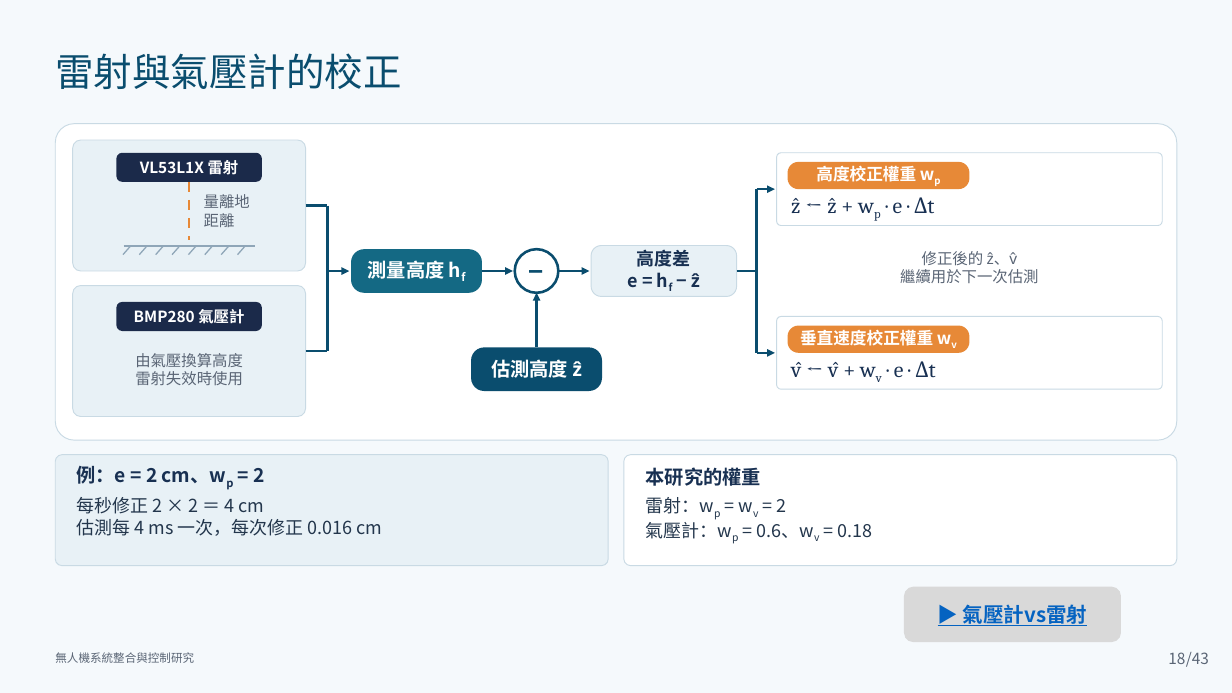
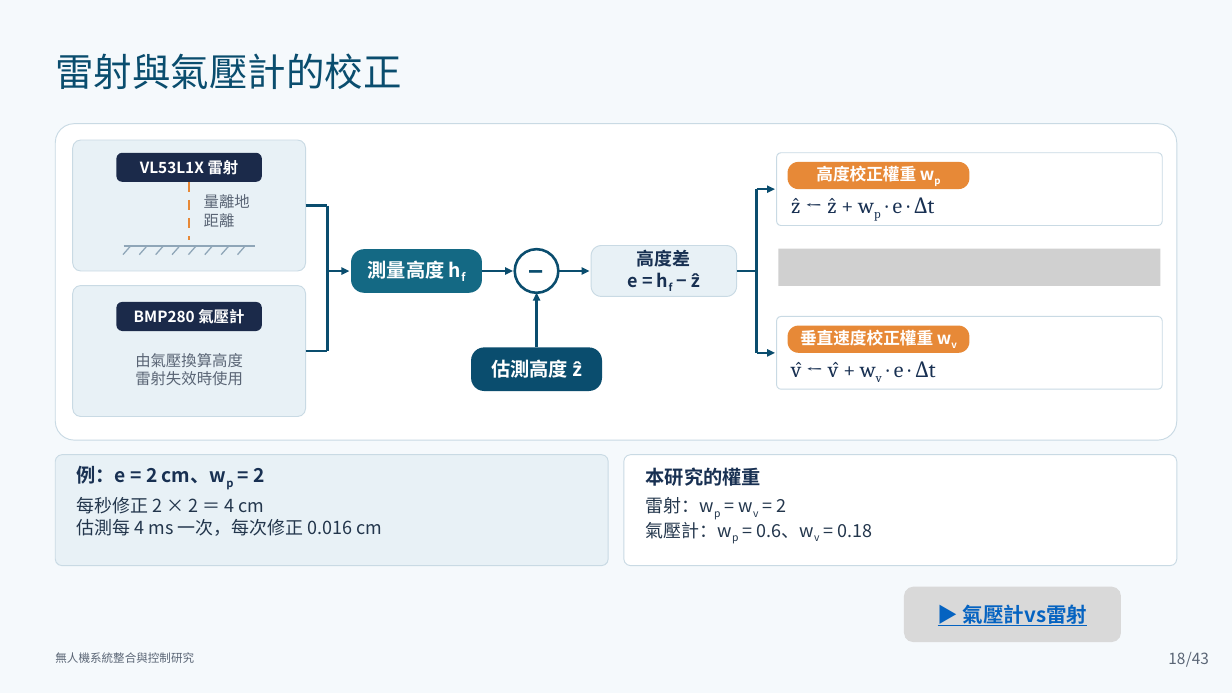
Before and after one commit to lingken1028/-, a slide deck: slide 18 of 無人機系統整合與控制研究_口試簡報 2.pptx. Drawn at 1232x693 pixels with LibreOffice and Linux fonts; fonts in the diff are those of the drawing; grey boxes stand for pictures. Boxes give left, top, right and bottom in pixels: in the first picture for what was removed or moved away, otherwise in the second. Text is boxed around its words. In the diff, an @@ line names an element or a change of style, - is before the commit and + after.

```diff
--- a/無人機系統整合與控制研究_口試簡報 2.pptx
+++ b/無人機系統整合與控制研究_口試簡報 2.pptx
@@ picture added at box(779, 249, 1161, 286) @@
@@ text removed at box(900, 251, 1038, 283) @@
-修正後的 ẑ、v̂
-繼續用於下一次估測
```
Also in this commit, not shown: 1 other slide changed.
